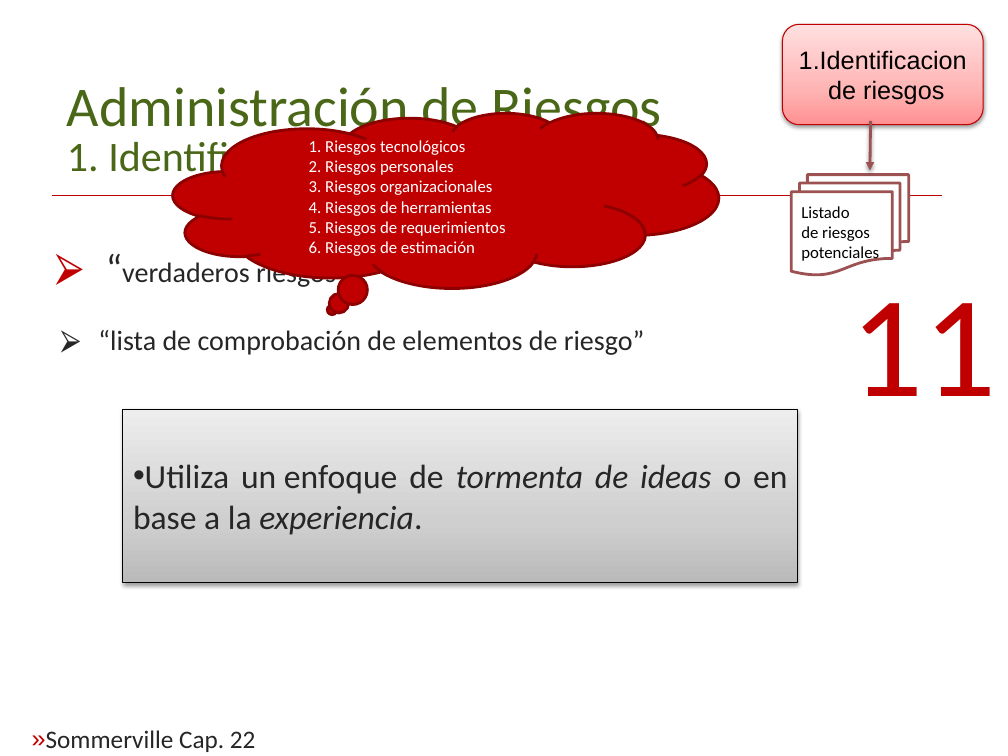
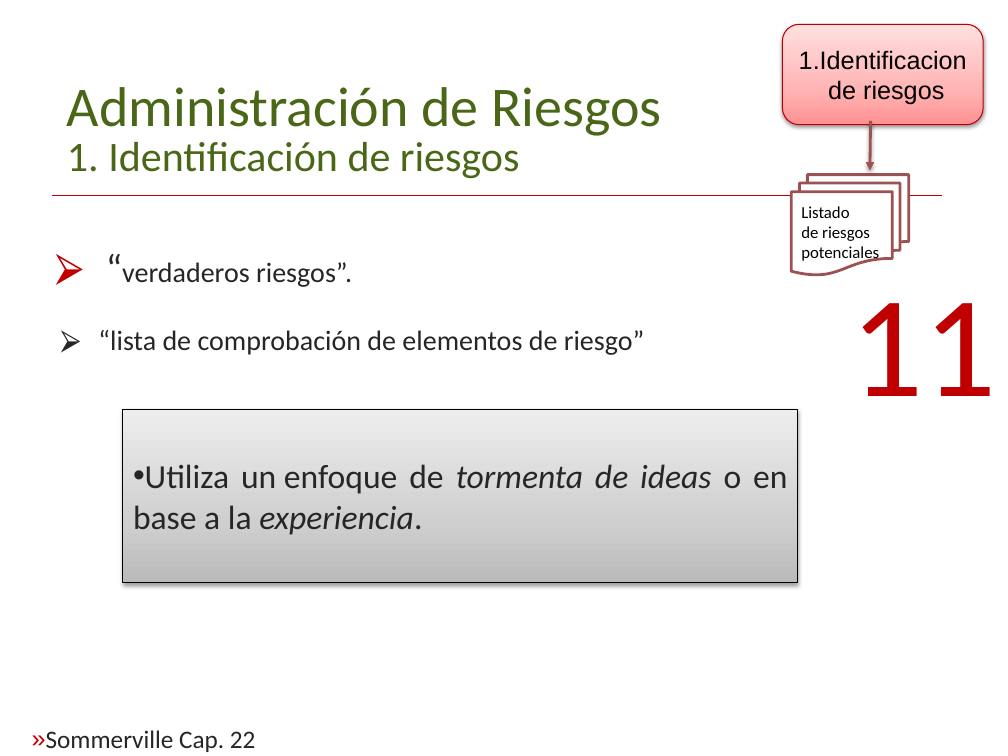
Before and after one commit to ssofiaavila/Ingenieria-de-software-2--Informatica-UNLP, a slide deck: slide 11 of Teorías/Clase 3- Riesgos.pptx. Drawn at 1008x756 pixels with LibreOffice and Linux fonts; fonts in the diff are those of the drawing; background and template pictures are left out. Boxes give left, top, right and bottom in pixels: in the first picture for what was removed or moved away, otherwise in the second. Text is boxed around its words. In the diff, an @@ line names an element or a change of style, - is before the commit and + after.

```diff
--- a/Teorías/Clase 3- Riesgos.pptx
+++ b/Teorías/Clase 3- Riesgos.pptx
@@ thought cloud removed at (x1=173, y1=113, x2=719, y2=288) @@
-  1. Riesgos tecnológicos
-  2. Riesgos personales
-  3. Riesgos organizacionales
-  4. Riesgos de herramientas
-  5. Riesgos de requerimientos
-  6. Riesgos de estimación
```
Also in this commit, not shown: 4 other slides changed.
